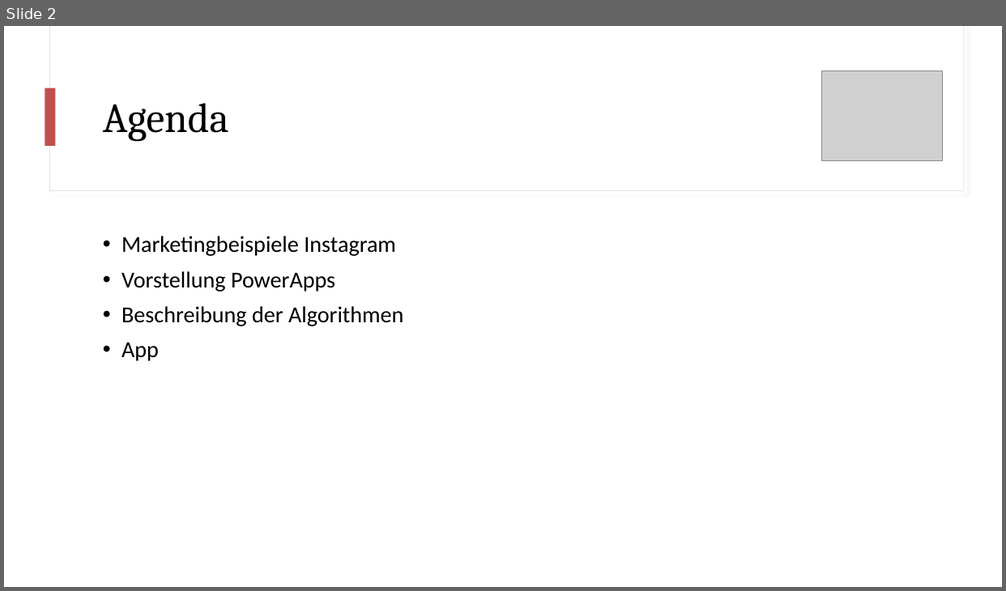
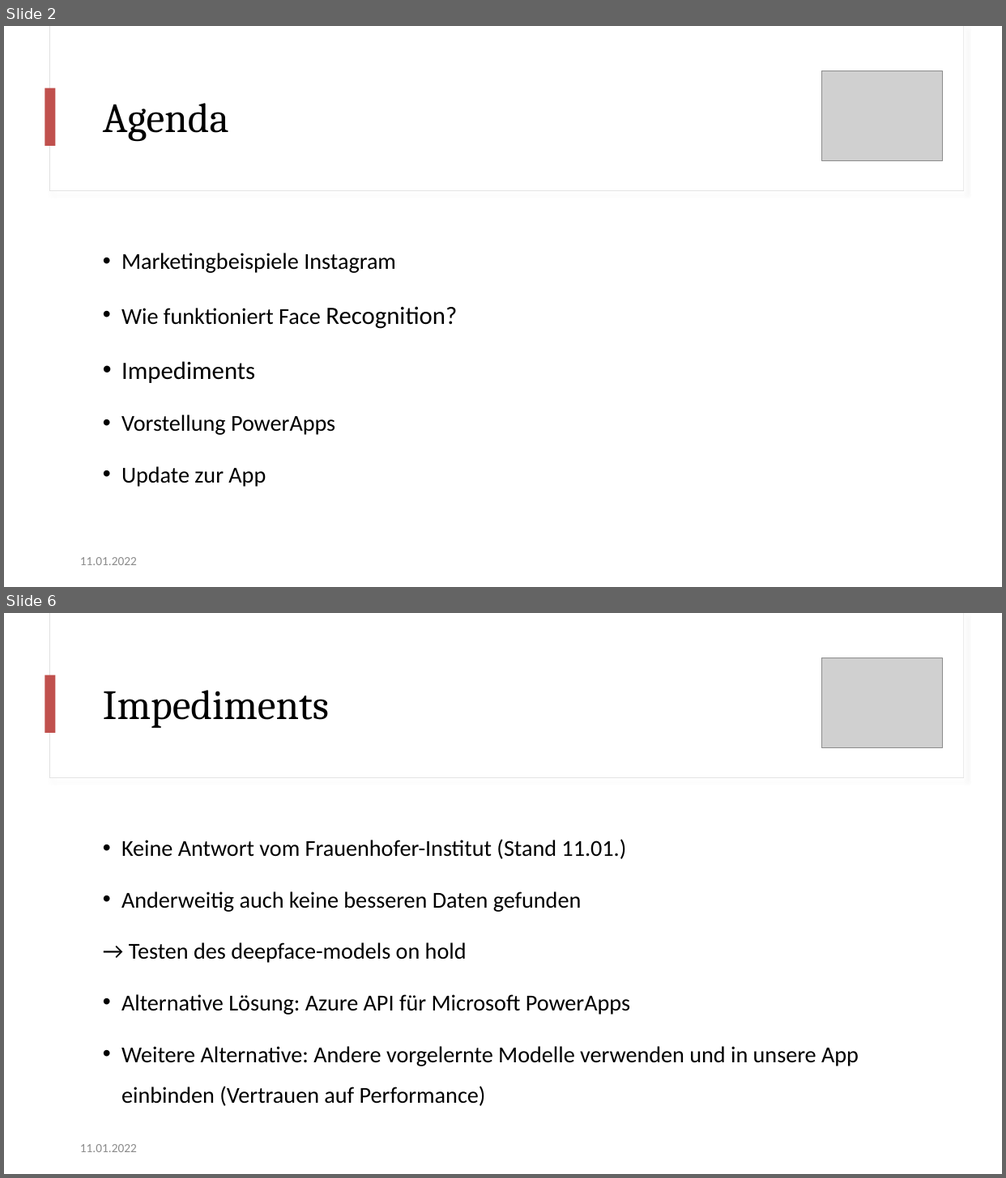
Before and after one commit to florian-frey/FaceBank, a slide deck: presentations/presentation-22_01_13.pptx. Shown one above the other, each under a label of ours: slide 2 before the commit, slides 2 and 6 after it; the slides between them are not shown. The pictures are 1006x591 and 1006x1178 pixels, drawn with LibreOffice and Linux fonts; fonts in the diff are those of the drawing; grey boxes stand for pictures. Boxes give left, top, right and bottom in pixels: in the first picture for what was removed or moved away, otherwise in the second. Text is boxed around its words. In the diff, an @@ line names an element or a change of style, - is before the commit and + after.

```diff
--- a/presentations/presentation-22_01_13.pptx
+++ b/presentations/presentation-22_01_13.pptx
@@ slide 6 added at (4,613,1002,1174), background #FFFFFF @@
@@ rectangle added at (49,613,964,778), fill #FFFFFF, outline #E1E1E1 0.75 pt @@
@@ rectangle added at (50,613,964,777), fill #FFFFFF @@
@@ picture added at (822,658,942,747) @@
@@ rectangle added at (45,675,56,733), fill #C0504D @@
@@ title added at (103,690,329,728), 40 pt, text #000000 @@
+Impediments
@@ text added at (121,839,859,1106), 22 pt, text #000000 @@
+• Keine Antwort vom Frauenhofer-Institut (Stand 11.01.)
+• Anderweitig auch keine besseren Daten gefunden
+→ Testen des deepface-models on hold
+• Alternative Lösung: Azure API für Microsoft PowerApps
+• Weitere Alternative: Andere vorgelernte Modelle verwenden und in unsere App einbinden (Vertrauen auf Performance)
@@ text added at (80,1144,137,1152), 12 pt, text #8C8C8C @@
+11.01.2022
@@ slide 2 changed as well @@
@@ text at (121,253,396,435): line spacing 0.9 to 1.5 @@
@@ text at (121,306,457,383): paragraphs added @@
+• Wie funktioniert Face Recognition?
+• Impediments
@@ text at (121,467,266,487): text changed @@
-• Beschreibung der Algorithmen
-• App
+• Update zur App
@@ text added at (80,557,137,565), 12 pt, text #8C8C8C @@
+11.01.2022
```
Also in this commit, not shown: 1 other slide changed, 7 other slides added, 1 slide removed.
